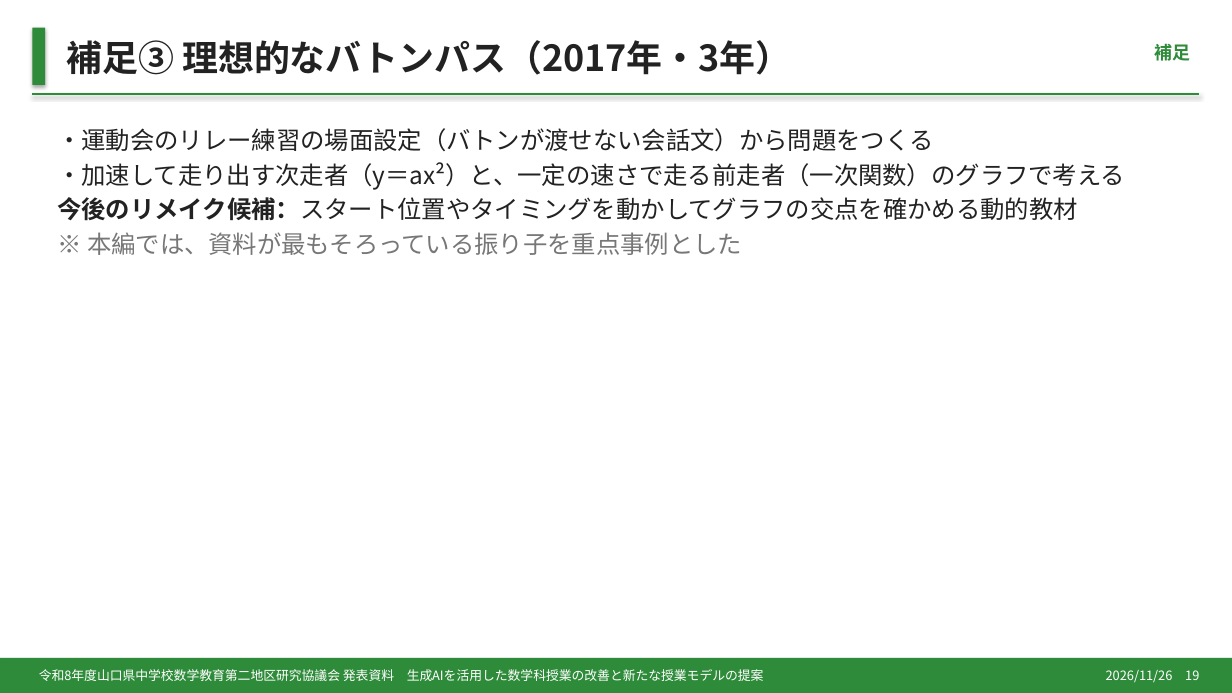
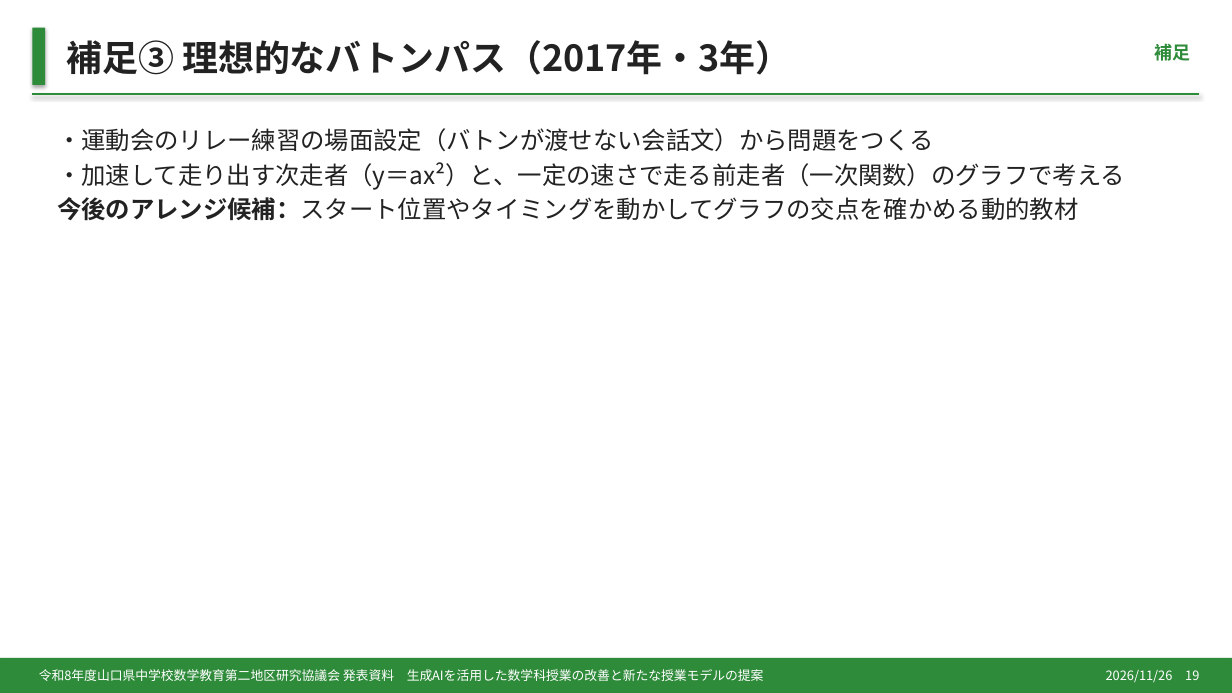
Before and after one commit to margiela14th-sudo/my-ai-project, a slide deck: slide 19 of 07_完成資料/県大会発表_生成AI授業再構築.pptx. Drawn at 1232x693 pixels with LibreOffice and Linux fonts; fonts in the diff are those of the drawing. Boxes give left, top, right and bottom in pixels: in the first picture for what was removed or moved away, otherwise in the second. Text is boxed around its words. In the diff, an @@ line names an element or a change of style, - is before the commit and + after.

```diff
--- a/07_完成資料/県大会発表_生成AI授業再構築.pptx
+++ b/07_完成資料/県大会発表_生成AI授業再構築.pptx
@@ text at [57,197,1078,221]: text changed @@
-今後のリメイク候補：スタート位置やタイミングを動かしてグラフの交点を確かめる動的教材
-※ 本編では、資料が最もそろっている振り子を重点事例とした
+今後のアレンジ候補：スタート位置やタイミングを動かしてグラフの交点を確かめる動的教材
```
Also in this commit, not shown: 14 other slides changed, 2 slides added, 2 slides removed, 8 other files.
